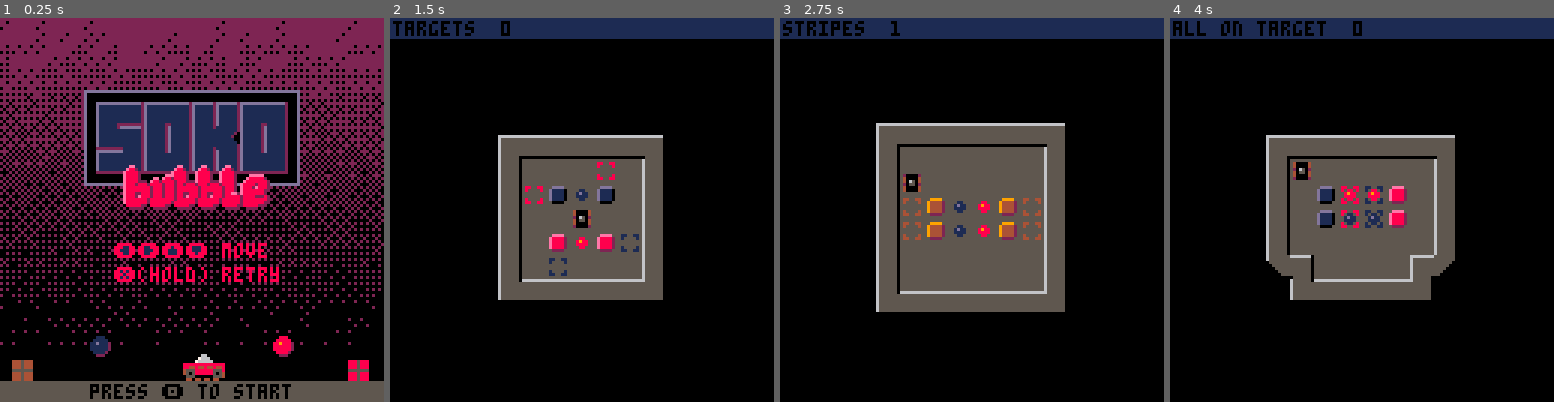
Above: before the commit, frames 1-4 (left to right).
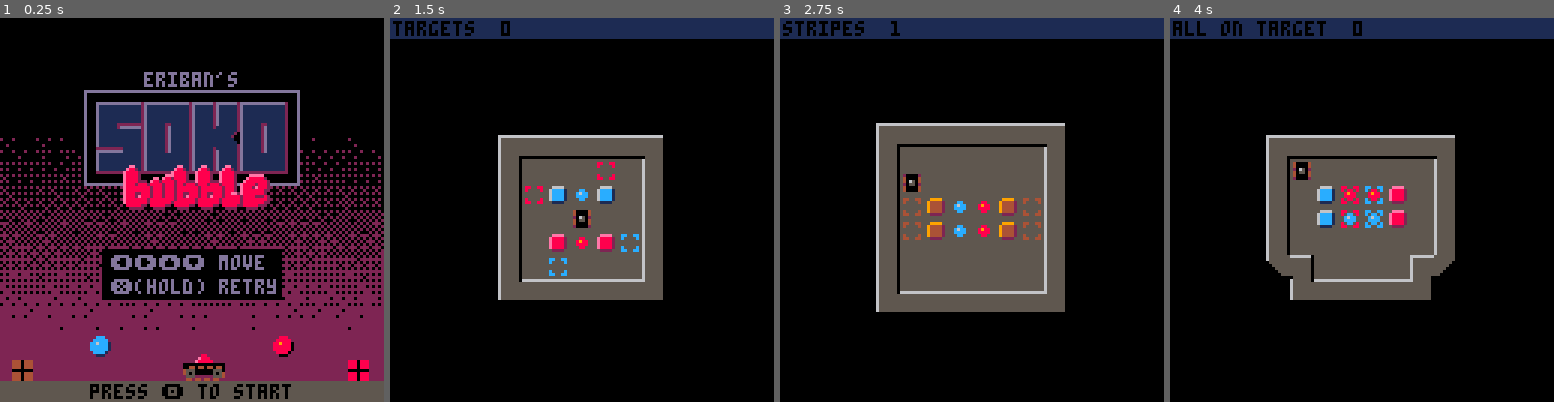
Above: after the commit, the same moments.

Repository: erwinbonsma/SokoBubbleP8
Game: PICO-8 cartridge sokobubble.p8
Same seed, same stepped clock (60 frames per second), same inputs: the game is played once before the commit and once after it.
Inputs:
- Up to frame 1 (0.25 s): no input
- Up to frame 2 (1.5 s): tap O (Z key) at 0.33, 0.7, 1.43 s; tap X (X key) at 1.07 s
- Up to frame 3 (2.75 s): hold Left 1.97-2.37 s; tap X (X key) at 2.07, 2.4, 2.73 s; tap O (Z key) at 2.22 s; hold Down from 2.42 s (still down)
- Up to frame 4 (4 s): release Down at 2.82 s; hold Right 2.87-3.53 s; tap X (X key) at 3.07, 3.4, 3.73 s; tap O (Z key) at 3.1, 3.98 s; hold Up from 3.58 s (still down)

The runs differ from the first frame. In frame 1, 52% of the frame differs, in the area x 0-100%, y 0-95%; in frame 2, 0.6%; in frame 3, 0.1%; in frame 4, 0.7%.

Commit message:
Color scheme tweaks
Make blue brighter.
Only change cabin color of car instead of car body.
Update title accordingly.

Diff:
--- a/sokobubble.p8
+++ b/sokobubble.p8
@@ -61,8 +61,9 @@
 flag_tgt=3
 flag_bub=4
 
-colors={9,8,3,1}
+colors={9,8,3,12}
 colors[0]=0
+hi_colors={10,14,11,6}
 
 function delta_rot(r1,r2)
  local d=r2-r1
@@ -82,8 +83,9 @@
  local col=si%16
  if si==77 or col==8 then
   return -1
- end
- if col==5 then
+ elseif si==95 then
+  return 1 --special case
+ elseif col==5 then
   return si\16-3
  end
  return col-8
@@ -586,7 +588,11 @@
  if self.retry_cnt>0 then
   idx=self.retry_cnt\2%#colors
  end
- pal(1,colors[idx])
+ pal(1,0)
+ if idx>0 then
+  pal(5,colors[idx])
+  pal(6,hi_colors[idx])
+ end
 
  spr(
   si,
@@ -905,21 +911,24 @@
  0b0000101001001010,
  0b0000101000001010,
  0b0000001000001010,
- 0b0000001000001000
+ 0b0000001000001000,
+ 0b0000000000001000
 }
 
 function title_draw()
+ cls()
+
  srand(127)
  local p=0
- for y=0,31 do
+ for y=0,20 do
   for x=0,31 do
    local i=1+min(
-    y\1.7+flr(rnd(3)),16
+    y+flr(rnd(3)),16
    )
-   fillp(fillpats[18-i])
+   fillp(fillpats[i])
    rectfill(
-    x*4,y*4,
-    x*4+3,y*4+3,2
+    x*4,y*4+40,
+    x*4+3,y*4+43,2
    )
   end
  end
@@ -938,24 +947,22 @@
  pal()
 
  rectfill(0,121,127,127,5)
-
- for i=0,4 do
-  local x=40+(i%4)*8
-  local y=76+(i\4)*8
-  rectfill(x,y,x+2,y+2,1)
- end
+ rectfill(34,77,93,93,0)
+
+ print("eriban's",48,18,13)
  print(
-  "⬅️➡️⬆️⬇️ move",38,75,8
+  "⬅️➡️⬆️⬇️ move",37,79,13
  )
  print(
-  "❎(hold) retry",38,83,8
+  "❎(hold) retry",37,87,13
  )
 
  print(
   "press 🅾️ to start",30,122,0
  )
 
- pal(15,0)
+ palt(15,true)
+ palt(0,false)
 
  --draw bubbles
  spr(166,30,106)
@@ -963,9 +970,10 @@
 
  --draw car
  local car=title.car
- pal(1,colors[car.c])
+ pal(6,colors[car.c])
+ pal(7,hi_colors[car.c])
  spr(
-  160+2*((car.x%3)\1),
+  160+2*(flr(car.x%3)),
   car.x-8,105,
   2,2
  )
@@ -1232,9 +1240,39 @@
 
 
 
+…(30 lines of a section not shown)…
 __gff__
-0000000000000000000000000000000001010100000002020202020203000000010101000002020202020000000000020202020202020202020202020202020004141414140810181818181818080806041414141408101818181818180808000414141414081018181818181808080004141414140810181818181818080802
-0000000000000000000000000000000000000000000000000000000000000000000000000000000000000000000000000000000000000000000000000000000000000000000000000000000000000000000000000000000000000000000000000000000000000000000000000000000000000000000000000000000000000000
+0000000000000000000000000000000001010100000002020202020203000000010101000002020202020000000000020202020202020202020202020202020004141414140810181818181818080806041414141408101818181818180808090414141414081018181818181808080004141414140810181818181818080802
+0000000000000000000000000000000000000000000000000000000000000000000000000000000000000000000000000000000000000000000000000000000004040404040400000000000000000000000400000400001000000000000000000000000000000010000000000000000000000000000000100000000000000000
 __map__
 313636363636363231363636363636323136363636363632163636363636361716363636363636171b3136363636321b0000000000000000000000000000000000000000000000000000000000000000000000000000000000000000000000000000000000000000000000000000000000000000000000000000000000000000
 3510000000000035355500002500653535100000000000353546004545005635352500004600253531340000460033320000000000000000000000000000000000000000000000000000000000000000000000000000000000000000000000000000000000000000000000000000000000000000000000000000000000000000
@@ -1245,8 +1283,8 @@
 3556002f0055753535450025000075353500000000000035356600757500763535250056000025351b350000560031340000000000000000000000000000000000000000000000000000000000000000000000000000000000000000000000000000000000000000000000000000000000000000000000000000000000000000
 333636363636363433363636363636343336363636363634183636363636361918363636363636191b3336363636341b0000000000000000000000000000000000000000000000000000000000000000000000000000000000000000000000000000000000000000000000000000000000000000000000000000000000000000
 31293636362932313636363636323136363636363231363636363636323a3b38373731383136363636363632000000000000000000000000000000000000000000000000000000000000000000000000000000000000000000000000000000000000000000000000000000000000000000000000000000000000000000000000
-264d7076004d28350000005500353510000000003535100000000000351b351c3e3c3e383510000000000035000000000000000000000000000000000000000000000000000000000000000000000000000000000000000000000000000000000000000000000000000000000000000000000000000000000000000000000000
-35000000007035355570767000353500600040003535000000000000351b391b393933383500705a5c500035000000000000000000000000000000000000000000000000000000000000000000000000000000000000000000000000000000000000000000000000000000000000000000000000000000000000000000000000
+264d7076004d28350000005500353510000000003535100000000000351b355f3e3c3e383510000000000035000000000000000000000000000000000000000000000000000000000000000000000000000000000000000000000000000000000000000000000000000000000000000000000000000000000000000000000000
+35000000007035355570767000353500600040003535000000000000351b3900393933383500705a5c500035000000000000000000000000000000000000000000000000000000000000000000000000000000000000000000000000000000000000000000000000000000000000000000000000000000000000000000000000
 3500001000003535000010000035350050660056353575507656705535313831173117373500707a7c500035000000000000000000000000000000000000000000000000000000000000000000000000000000000000000000000000000000000000000000000000000000000000000000000000000000000000000000000000
 3550000000003535005056507535350070004d4d2835755076567055353e3835353535393500000000000035000000000000000000000000000000000000000000000000000000000000000000000000000000000000000000000000000000000000000000000000000000000000000000000000000000000000000000000000
 264d0056504d2835007500000035350000764d482835000000000000353338393933194f1832000000003119000000000000000000000000000000000000000000000000000000000000000000000000000000000000000000000000000000000000000000000000000000000000000000000000000000000000000000000000
Not shown, changed: 102 lines of the sprite sheet (__gfx__) section of sokobubble.p8
